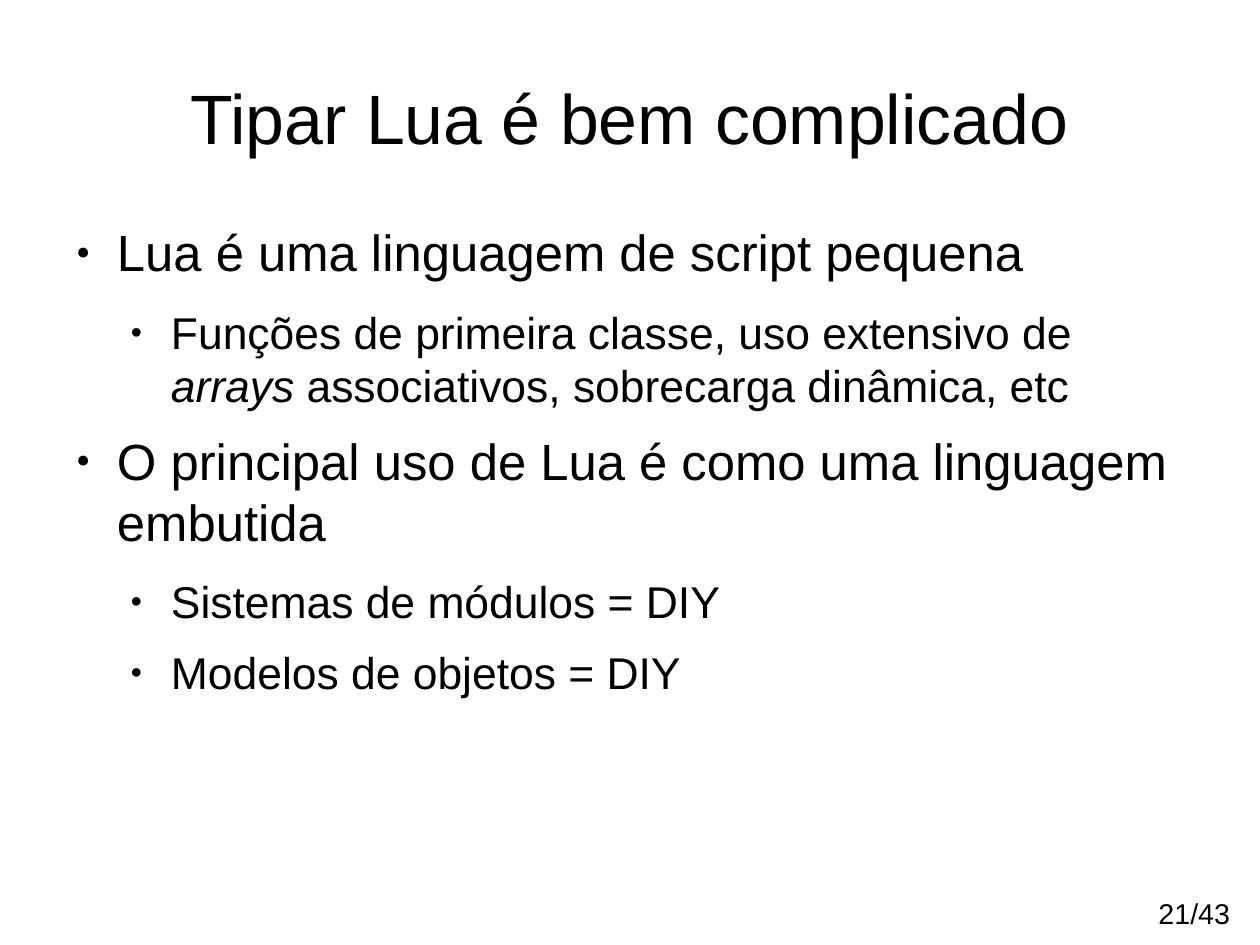
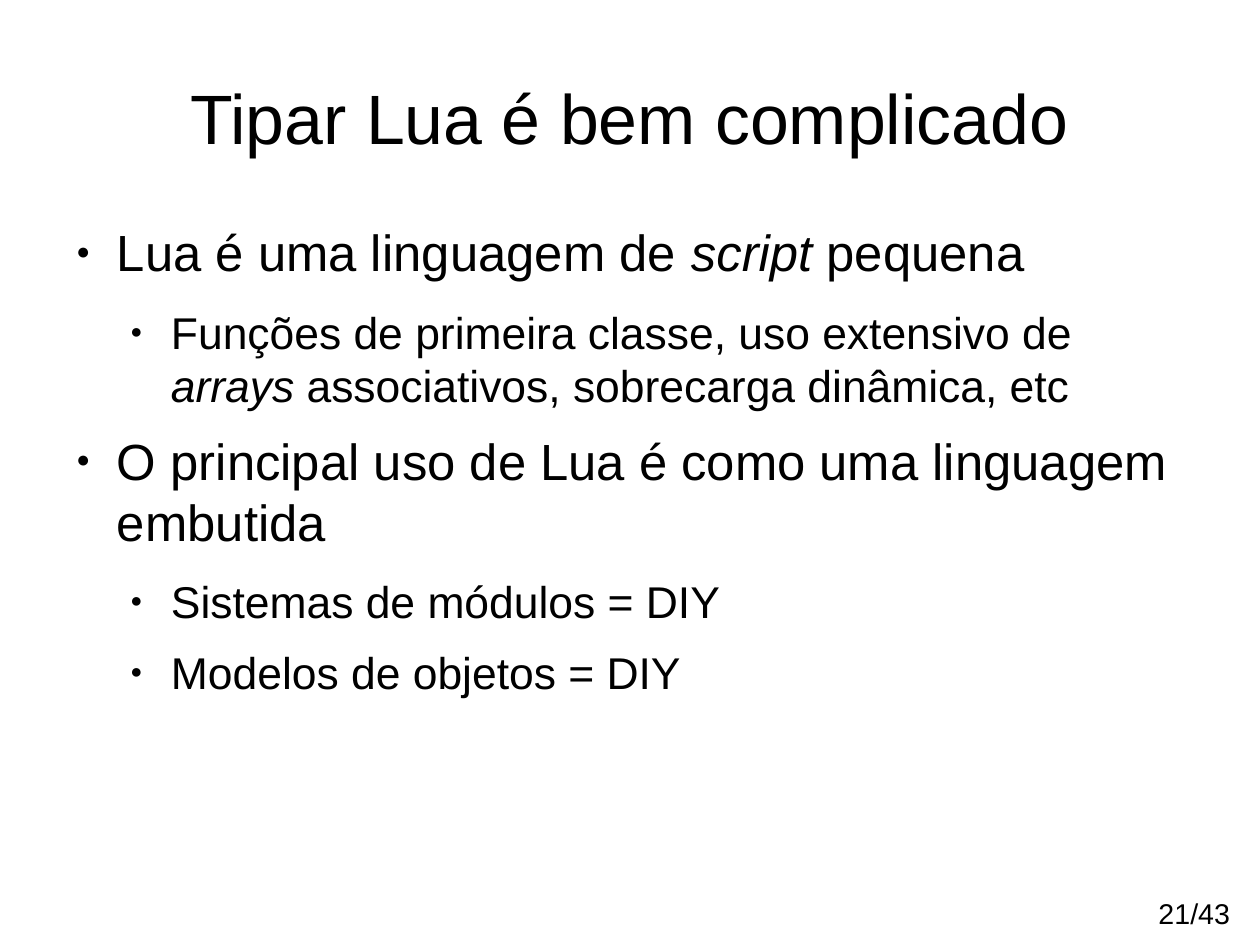
Before and after one commit to andremm/typedlua, a slide deck: slide 21 of doc/slides/sfdcwb2014.odp. Drawn at 1260x945 pixels with LibreOffice and Linux fonts; fonts in the diff are those of the drawing. Boxes give left, top, right and bottom in pixels: in the first picture for what was removed or moved away, otherwise in the second. Text is boxed around its words. In the diff, an @@ line names an element or a change of style, - is before the commit and + after.

```diff
--- a/doc/slides/sfdcwb2014.odp
+++ b/doc/slides/sfdcwb2014.odp
@@ text at <box>117,233,1025,282</box>: italic on in "script" @@
```
Also in this commit, not shown: 3 other slides changed.
